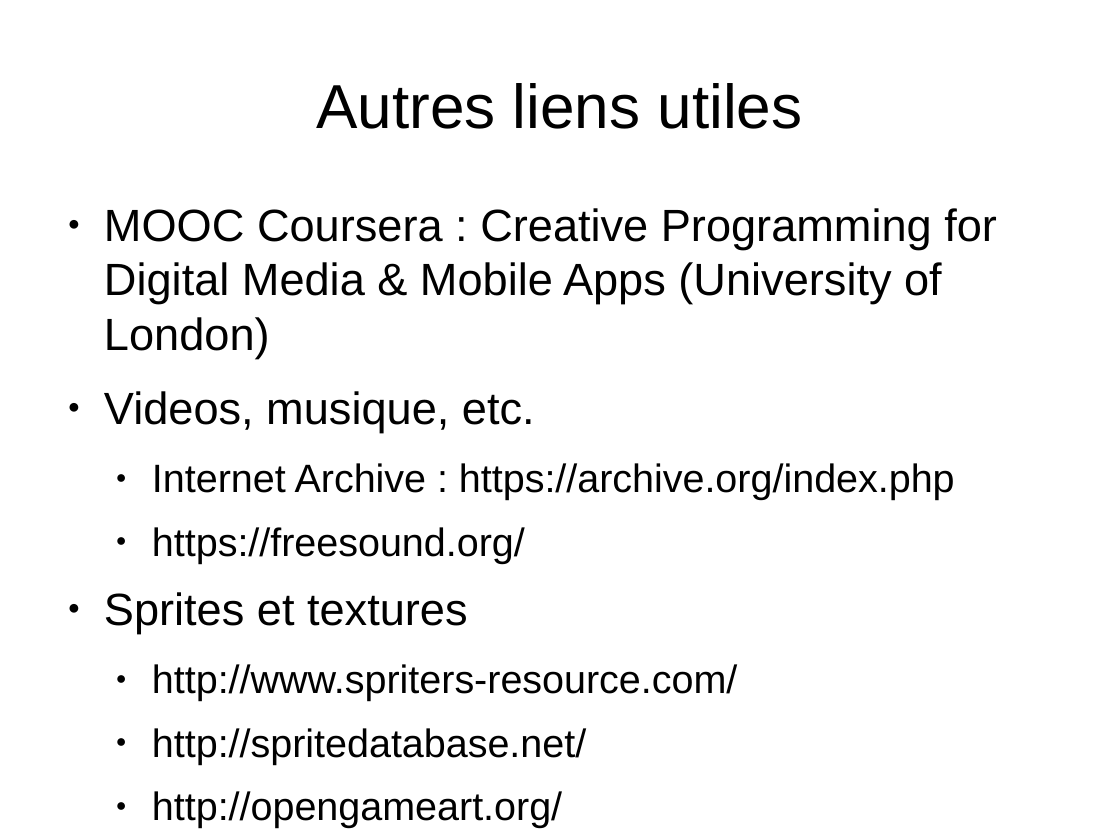
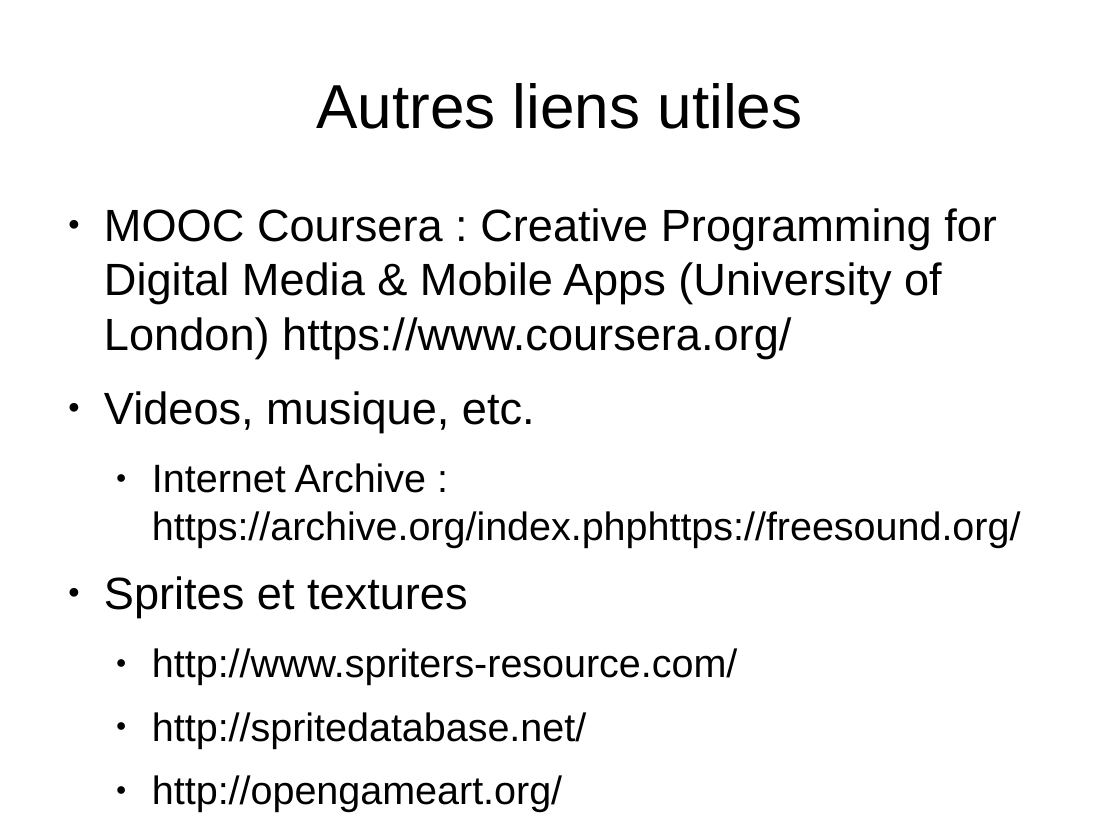
Before and after one commit to EmmanuelVdV/Formation, a slide deck: slide 4 of Processing/Formation Processing.odp (slide 2 before the commit). Drawn at 1120x840 pixels with LibreOffice and Linux fonts; fonts in the diff are those of the drawing. Boxes give left, top, right and bottom in pixels: in the first picture for what was removed or moved away, otherwise in the second. Text is boxed around its words. In the diff, an @@ line names an element or a change of style, - is before the commit and + after.

```diff
--- a/Processing/Formation Processing.odp
+++ b/Processing/Formation Processing.odp
@@ text at [104,208,997,358]: text changed @@
-● MOOC Coursera : Creative Programming for Digital Media & Mobile Apps (University of London)
+● MOOC Coursera : Creative Programming for Digital Media & Mobile Apps (University of London) https://www.coursera.org/
@@ text at [152,463,1020,547]: text changed @@
-  ● Internet Archive : https://archive.org/index.php
-  ● https://freesound.org/
+  ● Internet Archive : https://archive.org/index.phphttps://freesound.org/
```
Also in this commit, not shown: 2 slides added.
